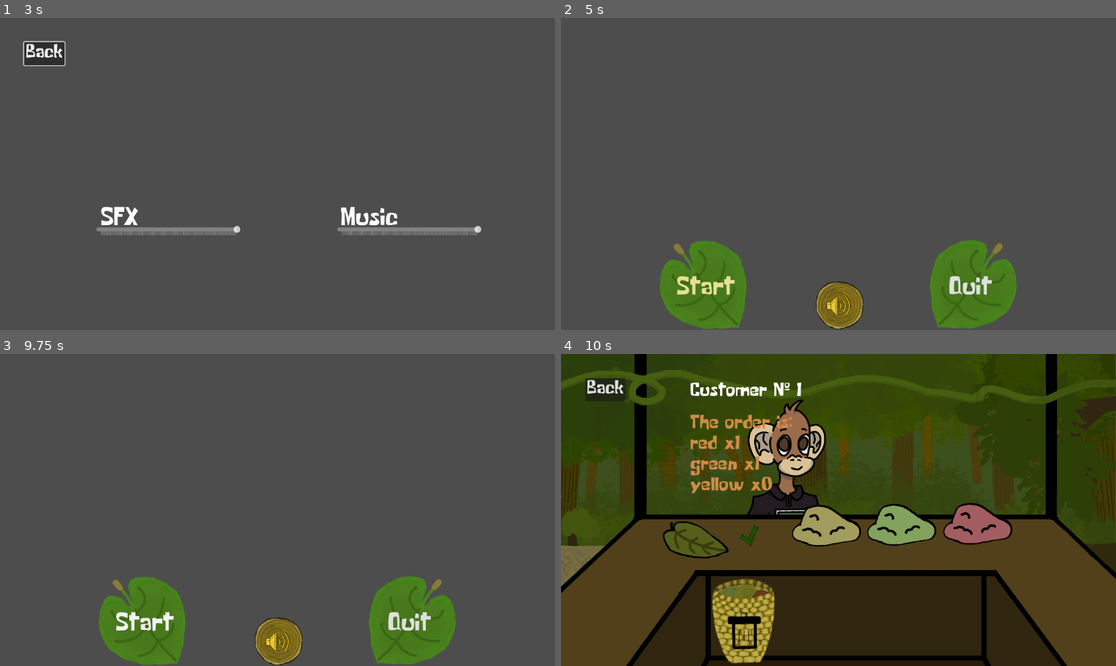
Above: before the commit, frames 1-4 (two rows, left to right).
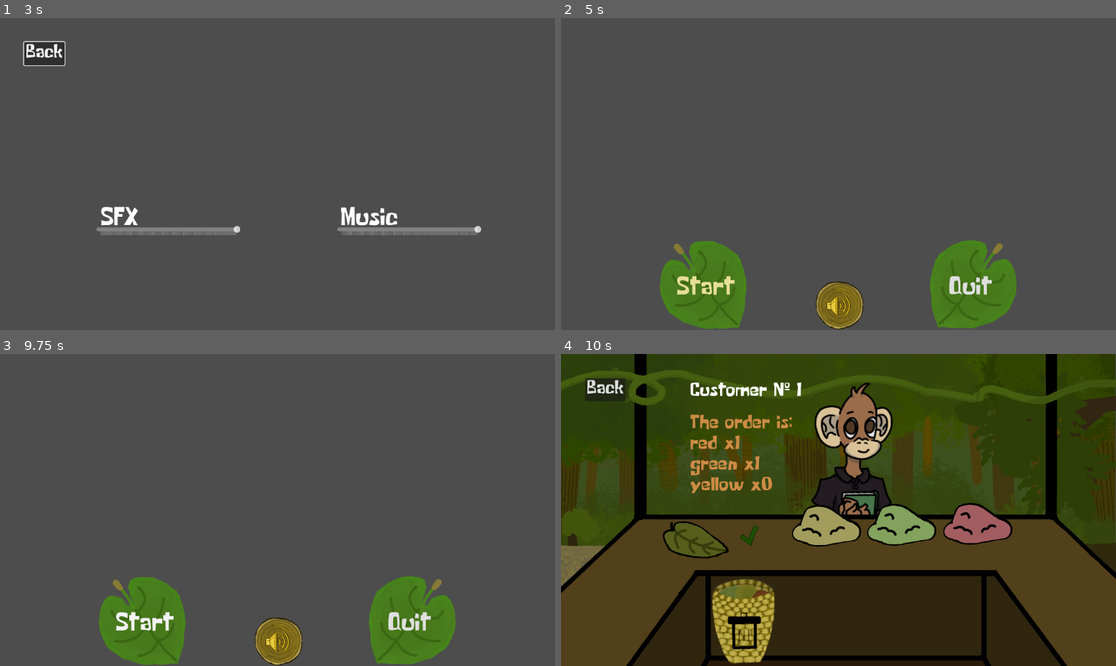
Above: after the commit, the same moments.

Repository: christianklehm/monkey-game
Game: Godot game, scene res://scenes/menu_scene.tscn
Two runs of this game, one before a commit and one after it. Both use one fixed random seed, a clock stepped at 60 frames per second and the inputs below. Sound files missing from this copy of the repository are replaced by a short silence.
Inputs (mouse positions are in pixels of both pictures, inside the frame that each line leads up to):
- Up to frame 1 (3 s): click (277, 305) at 0.5 s; click "Start" at 1.25 s; click "Back" at 2 s; move the mouse to (399, 158) at 2.77 s; click (399, 158) at 2.92 s
- Up to frame 2 (5 s): click "Start" at 3.5 s; click "Start" at 4.25 s
- Up to frame 3 (9.75 s): tap Enter at 5, 6.5, 8 s; move the mouse to (166, 525) at 5.02 s; click (166, 525) at 5.17 s; tap Space at 5.75, 7.25, 8.75 s; move the mouse to (333, 441) at 5.77 s; click (333, 441) at 5.92 s; move the mouse to (249, 572) at 6.52 s; click (249, 572) at 6.67 s; move the mouse to (444, 556) at 7.27 s; click (444, 556) at 7.42 s; move the mouse to (111, 463) at 8.02 s; click (111, 463) at 8.17 s; move the mouse to (305, 510) at 8.77 s; click (305, 510) at 8.92 s; move the mouse to (194, 432) at 9.52 s; click (194, 432) at 9.67 s
- Up to frame 4 (10 s): no input

Frames 1-3 are identical in both runs. In frame 4, 6.8% of the frame differs, in the area x 33-60%, y 9-52%.

Commit message:
Added plate hover effect. Moved monkey dispay to monkey node and added type values. Fixed z-indeces.

Diff:
--- a/project.godot
+++ b/project.godot
@@ -18,7 +18,7 @@
 [autoload]
 
 Global="*res://scripts/global.gd"
-AudioManager="*res://audio_manager.gd"
+AudioManager="*res://scripts/audio_manager.gd"
 
 [input]
 
--- a/scenes/menu_scene.tscn
+++ b/scenes/menu_scene.tscn
@@ -8,7 +8,8 @@
 [ext_resource type="Script" uid="uid://bhie5107lhmw6" path="res://scripts/mm_quit.gd" id="3_u4hxd"]
 [ext_resource type="Texture2D" uid="uid://bl7758ixui3" path="res://assets/sprites/woodenbacking.png" id="4_520ac"]
 [ext_resource type="Texture2D" uid="uid://blkcss4ekbiva" path="res://assets/icons/AudioIcon.png" id="5_u4hxd"]
-[ext_resource type="Script" uid="uid://bxq5p5t7g4vxp" path="res://scenes/ms_options.gd" id="6_6od1f"]
+[ext_resource type="Script" uid="uid://bxq5p5t7g4vxp" path="res://scripts/ms_options.gd" id="6_6od1f"]
+
 
 [sub_resource type="StyleBoxEmpty" id="StyleBoxEmpty_axson"]
 
--- a/scenes/monkey.tscn
+++ b/scenes/monkey.tscn
@@ -1,10 +1,17 @@
-[gd_scene load_steps=3 format=3 uid="uid://cmgtm01kec6tc"]
+[gd_scene load_steps=6 format=3 uid="uid://cmgtm01kec6tc"]
 
 [ext_resource type="Script" uid="uid://djkvshx63v3n5" path="res://scripts/nd_monkey.gd" id="1_rb1f4"]
 [ext_resource type="Theme" uid="uid://8pav1lism70y" path="res://assets/main_theme.tres" id="2_1uot1"]
+[ext_resource type="Texture2D" uid="uid://c6rdhsiorsfsb" path="res://assets/sprites/monkey2.png" id="2_x11h5"]
+[ext_resource type="Texture2D" uid="uid://d1tfjw3e4rga3" path="res://assets/sprites/monkey3.png" id="3_nandu"]
+[ext_resource type="Texture2D" uid="uid://c2d46q6kwrc0r" path="res://assets/sprites/monkey1.png" id="4_irmjr"]
 
 [node name="Monkey" type="Node2D"]
+z_index = 1
 script = ExtResource("1_rb1f4")
+texture_student = ExtResource("2_x11h5")
+texture_mom = ExtResource("3_nandu")
+texture_tourist = ExtResource("4_irmjr")
 
 [node name="monkey_order_display" type="Label" parent="."]
 visible = false
@@ -13,3 +20,5 @@
 theme = ExtResource("2_1uot1")
 theme_override_colors/font_color = Color(0.8090343, 0.55057555, 0.27189577, 1)
 theme_override_font_sizes/font_size = 40
+
+[node name="ps_monkey_image" type="Sprite2D" parent="."]
--- a/scenes/options_scene.tscn
+++ b/scenes/options_scene.tscn
@@ -1,9 +1,10 @@
 [gd_scene load_steps=5 format=3 uid="uid://deoswipj1a8am"]
 
 [ext_resource type="Theme" uid="uid://8pav1lism70y" path="res://assets/main_theme.tres" id="1_rwfm2"]
-[ext_resource type="Script" uid="uid://8awc6p18lf7s" path="res://scenes/options_scene.gd" id="1_uceq7"]
+[ext_resource type="Script" uid="uid://8awc6p18lf7s" path="res://scripts/options_scene.gd" id="1_uceq7"]
 [ext_resource type="Script" uid="uid://wderf66mpnyq" path="res://scripts/ps_back_to_mm.gd" id="2_uceq7"]
 [ext_resource type="AudioStream" uid="uid://d32vvurvuiw4p" path="res://assets/sounds/Noisy Click.mp3" id="3_g30mg"]
+
 
 [node name="options_scene" type="Node2D"]
 script = ExtResource("1_uceq7")
--- a/scenes/order.tscn
+++ b/scenes/order.tscn
@@ -3,4 +3,5 @@
 [ext_resource type="Script" uid="uid://c00im53bkdeb0" path="res://scripts/nd_order.gd" id="1_1jo6x"]
 
 [node name="Order" type="Node2D"]
+z_index = 3
 script = ExtResource("1_1jo6x")
--- a/scenes/play_scene.tscn
+++ b/scenes/play_scene.tscn
@@ -22,6 +22,7 @@
 [ext_resource type="Script" uid="uid://bct8t502ubqkw" path="res://scripts/ps_submit_order_button.gd" id="15_qhxom"]
 [ext_resource type="AudioStream" uid="uid://drb1bm713ukd7" path="res://assets/sounds/BinSound.mp3" id="19_4uj4s"]
 [ext_resource type="Texture2D" uid="uid://cgqn48oliga62" path="res://assets/sprites/BinBasket.png" id="19_ki1q6"]
+[ext_resource type="Texture2D" uid="uid://ba4fxgdenysur" path="res://assets/sprites/LeafPlateHover.png" id="19_nu7cg"]
 [ext_resource type="Texture2D" uid="uid://bg14s1yst6oj0" path="res://assets/icons/CheckMarkIcon.png" id="21_5kjkg"]
 [ext_resource type="AudioStream" uid="uid://obhv0hj6ljvf" path="res://assets/sounds/correctSoundEffect.mp3" id="21_bnnba"]
 [ext_resource type="AudioStream" uid="uid://ch5awjf3wxilx" path="res://assets/sounds/incorrectSoundEffect.mp3" id="22_6sm6u"]
@@ -47,6 +48,7 @@
 [sub_resource type="StyleBoxEmpty" id="StyleBoxEmpty_h65fk"]
 
 [node name="play_scene" type="Node2D"]
+z_index = 3
 script = ExtResource("1_dta8y")
 
 [node name="ps_background" type="Sprite2D" parent="."]
@@ -54,25 +56,14 @@
 texture = ExtResource("2_053dl")
 metadata/_edit_lock_ = true
 
-[node name="ps_monkey_image" type="TextureRect" parent="."]
-anchors_preset = 8
-anchor_left = 0.5
-anchor_top = 0.5
-anchor_right = 0.5
-anchor_bottom = 0.5
-offset_left = 361.0
-offset_top = 185.0
-offset_right = 534.0
-offset_bottom = 485.0
-grow_horizontal = 2
-grow_vertical = 2
-
 [node name="ps_foreground" type="Sprite2D" parent="."]
+z_index = 2
 position = Vector2(576, 324)
 texture = ExtResource("3_5kjkg")
 metadata/_edit_lock_ = true
 
 [node name="ps_back_to_mm" type="Button" parent="."]
+z_index = 3
 offset_left = 50.0
 offset_top = 50.0
 offset_right = 105.0
@@ -88,6 +79,7 @@
 bus = &"SFX"
 
 [node name="ps_red_pile_controller" type="Area2D" parent="."]
+z_index = 3
 script = ExtResource("3_qhxom")
 default_texture = ExtResource("4_dta8y")
 hover_texture = ExtResource("5_bx6jv")
@@ -106,6 +98,7 @@
 bus = &"SFX"
 
 [node name="ps_green_pile_controller2" type="Area2D" parent="."]
+z_index = 3
 script = ExtResource("6_ixvqh")
 default_texture = ExtResource("7_hjngv")
 hover_texture = ExtResource("8_4uj4s")
@@ -125,6 +118,7 @@
 bus = &"SFX"
 
 [node name="ps_yellow_pile_controller2" type="Area2D" parent="."]
+z_index = 3
 script = ExtResource("9_bnnba")
 default_texture = ExtResource("10_6sm6u")
 hover_texture = ExtResource("11_053dl")
@@ -145,7 +139,10 @@
 bus = &"SFX"
 
 [node name="ps_active_plate_controller" type="Area2D" parent="."]
+z_index = 3
 script = ExtResource("12_5kjkg")
+default_texture = ExtResource("13_ki1q6")
+hover_texture = ExtResource("19_nu7cg")
 
 [node name="ps_active_plate_sprite" type="Sprite2D" parent="ps_active_plate_controller"]
 position = Vector2(277, 385)
@@ -158,6 +155,7 @@
 metadata/_edit_lock_ = true
 
 [node name="ps_clear_plate_button" type="Button" parent="."]
+z_index = 3
 offset_left = 314.0
 offset_top = 455.0
 offset_right = 452.0
@@ -178,6 +176,7 @@
 bus = &"SFX"
 
 [node name="ps_submit_order_button" type="Button" parent="."]
+z_index = 3
 offset_left = 367.0
 offset_top = 352.0
 offset_right = 415.0
@@ -213,10 +212,12 @@
 offset_bottom = 55.0
 
 [node name="ps_day_info_overlay" type="Control" parent="."]
+z_index = 3
 layout_mode = 3
 anchors_preset = 0
 offset_right = 40.0
 offset_bottom = 40.0
+metadata/_edit_use_anchors_ = true
 
 [node name="customer_number_display" type="Label" parent="ps_day_info_overlay"]
 layout_mode = 0
@@ -226,6 +227,7 @@
 offset_bottom = 99.0
 theme = ExtResource("3_bx6jv")
 theme_override_font_sizes/font_size = 40
+metadata/_edit_use_anchors_ = true
 
 [connection signal="pressed" from="ps_back_to_mm" to="ps_back_to_mm" method="_on_pressed"]
 [connection signal="finished" from="ps_back_to_mm/ButtonClick" to="ps_back_to_mm" method="_on_button_click_finished"]
@@ -235,6 +237,8 @@
 [connection signal="mouse_exited" from="ps_green_pile_controller2" to="ps_green_pile_controller2" method="_on_mouse_exited"]
 [connection signal="mouse_entered" from="ps_yellow_pile_controller2" to="ps_yellow_pile_controller2" method="_on_mouse_entered"]
 [connection signal="mouse_exited" from="ps_yellow_pile_controller2" to="ps_yellow_pile_controller2" method="_on_mouse_exited"]
+[connection signal="mouse_entered" from="ps_active_plate_controller" to="ps_active_plate_controller" method="_on_mouse_entered"]
+[connection signal="mouse_exited" from="ps_active_plate_controller" to="ps_active_plate_controller" method="_on_mouse_exited"]
 [connection signal="mouse_entered" from="ps_clear_plate_button" to="ps_clear_plate_button" method="_on_mouse_entered"]
 [connection signal="mouse_exited" from="ps_clear_plate_button" to="ps_clear_plate_button" method="_on_mouse_exited"]
 [connection signal="pressed" from="ps_clear_plate_button" to="ps_clear_plate_button" method="_on_pressed"]
--- a/scenes/tiny_peanut.tscn
+++ b/scenes/tiny_peanut.tscn
@@ -6,9 +6,11 @@
 [ext_resource type="Texture2D" uid="uid://e23mw2b5j1vo" path="res://assets/sprites/Temp_TinyYellowPeanut.png" id="4_kxryc"]
 
 [node name="TinyPeanut" type="Node2D"]
+z_index = 4
 script = ExtResource("1_gpri6")
 red_texture = ExtResource("2_bnmg6")
 green_texture = ExtResource("3_dehg8")
 yellow_texture = ExtResource("4_kxryc")
 
 [node name="tiny_peanut_sprite" type="Sprite2D" parent="."]
+z_index = 4
--- a/scripts/nd_monkey.gd
+++ b/scripts/nd_monkey.gd
@@ -19,6 +19,7 @@
 	$monkey_order_display.position = Vector2(268, 126)
 
 func display_monkey() -> void:
+	$ps_monkey_image.position = Vector2(586, 300)
 	display_order() #Currently, only calls display order
 					#but more features added here later.
 
@@ -28,10 +29,10 @@
 func set_monkey_type(input_type: String) -> void:
 	monkey_type = input_type
 
-	# Uncomment below once textures are added
-	#if monkey_type == "student":
-		#monkey_texture = texture_student
-	#if monkey_type == "mom":
-		#monkey_texture = texture_mom
-	#if monkey_type == "tourist":
-		#monkey_texture = texture_tourist
+	if monkey_type == "student":
+		monkey_texture = texture_student
+	if monkey_type == "mom":
+		monkey_texture = texture_mom
+	if monkey_type == "tourist":
+		monkey_texture = texture_tourist
+	$ps_monkey_image.texture = monkey_texture
--- a/scripts/ps_active_plate_controller.gd
+++ b/scripts/ps_active_plate_controller.gd
@@ -1,4 +1,7 @@
 extends Area2D
+
+@export var default_texture: Texture2D
+@export var hover_texture: Texture2D
 
 @onready var placed_peanuts: Array = []
 const positions: Array = [ 	Vector2(253,360),
@@ -10,6 +13,12 @@
 							Vector2(311,387),
 							Vector2(292,409),
 						]
+
+func _on_mouse_entered() -> void:
+	$ps_active_plate_sprite.texture = hover_texture
+
+func _on_mouse_exited() -> void:
+	$ps_active_plate_sprite.texture = default_texture
 
 func _input_event(_viewport, event, _shape_idx):
 	if event is InputEventMouseButton:
--- a/scripts/ps_play_scene.gd
+++ b/scripts/ps_play_scene.gd
@@ -7,10 +7,10 @@
 @onready var monkey_img: TextureRect = $ps_monkey_image # Added by Cherry
 
 # list of possible monkeys
-const MONKEY_TEXTURES := [                        # Added by Cherry
-	preload("res://assets/sprites/monkey1.png"),
-	preload("res://assets/sprites/monkey2.png"),
-	preload("res://assets/sprites/monkey3.png")
+const MONKEY_TYPES := [                        # Added by Cherry
+	"student",
+	"mom",
+	"tourist",
 ]
 
 func _ready() -> void:
@@ -20,25 +20,23 @@
 func create_monkey() -> void:
 	customers_so_far_today += 1
 	$ps_day_info_overlay/customer_number_display.text = "Customer # "+str(customers_so_far_today)
-	var new_monkey = preload("res://scenes/monkey.tscn").instantiate()
+	var new_monkey = preload("res://scenes/monkey.tscn").instantiate() # Add new monkey "scene" to node tree
 	add_child(new_monkey)
 	active_monkey = new_monkey
-	active_monkey.display_monkey()
-	_set_random_monkey_image() # Added by Cherry
+	active_monkey.display_monkey() # display_monkey is defined in nd_monkey.gd
+	_set_random_monkey_type() # Added by Cherry
 
 func resolve_order() -> void:
 	if customers_so_far_today == max_customers_today:
 		$ps_day_info_overlay/customer_number_display.text = "That was the last customer today!"
 		remove_child(active_monkey)
 		$ps_submit_order_button.hide()        # Added by Cherry
-		$ps_monkey_image.hide()        # Added by Cherry
 		active_monkey.queue_free()
 		active_monkey = null
 	else:
 		remove_child(active_monkey)
 		active_monkey.queue_free()
 		active_monkey = null
-		_set_random_monkey_image()
 		create_monkey()
 
 # This function checks whether the peanuts on the plate match the active order.
@@ -50,7 +48,6 @@
 		check_result = true
 	return check_result
 
-# Added by Cherry
-func _set_random_monkey_image() -> void:
-	monkey_img.texture = MONKEY_TEXTURES.pick_random()
-	monkey_img.show()
+# Picks a random type for the active monkey node from const
+func _set_random_monkey_type() -> void:
+	active_monkey.set_monkey_type(MONKEY_TYPES.pick_random())
Binary file added: assets/sprites/LeafPlateHover.png
Not shown, added: assets/sprites/LeafPlateHover.png.import
Not shown: 1 places in scenes/play_scene.tscn that only renumber resources
Renamed: audio_manager.gd -> scripts/audio_manager.gd
Renamed: audio_manager.gd.uid -> scripts/audio_manager.gd.uid
Renamed: scenes/ms_options.gd -> scripts/ms_options.gd
Renamed: scenes/ms_options.gd.uid -> scripts/ms_options.gd.uid
Renamed: scenes/options_scene.gd -> scripts/options_scene.gd
Renamed: scenes/options_scene.gd.uid -> scripts/options_scene.gd.uid
